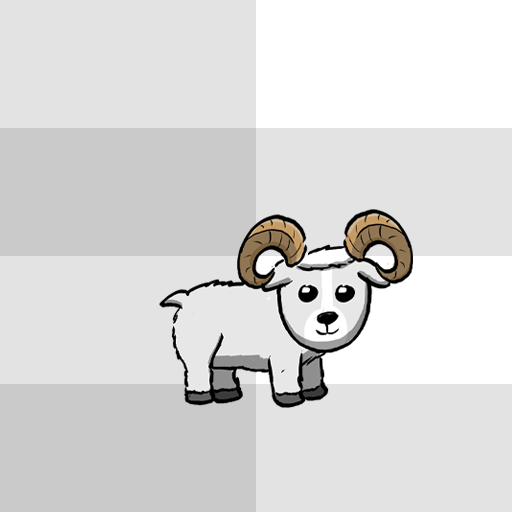
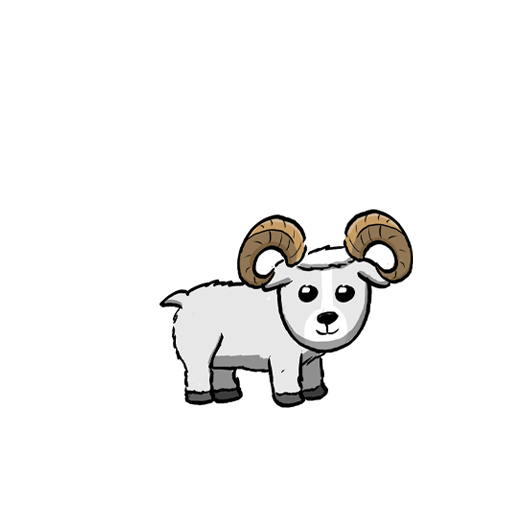
Comparing the layer stacks of the two w=512, h=512 images. Changes:
hid "Background" over [0, 0, 512, 512]
